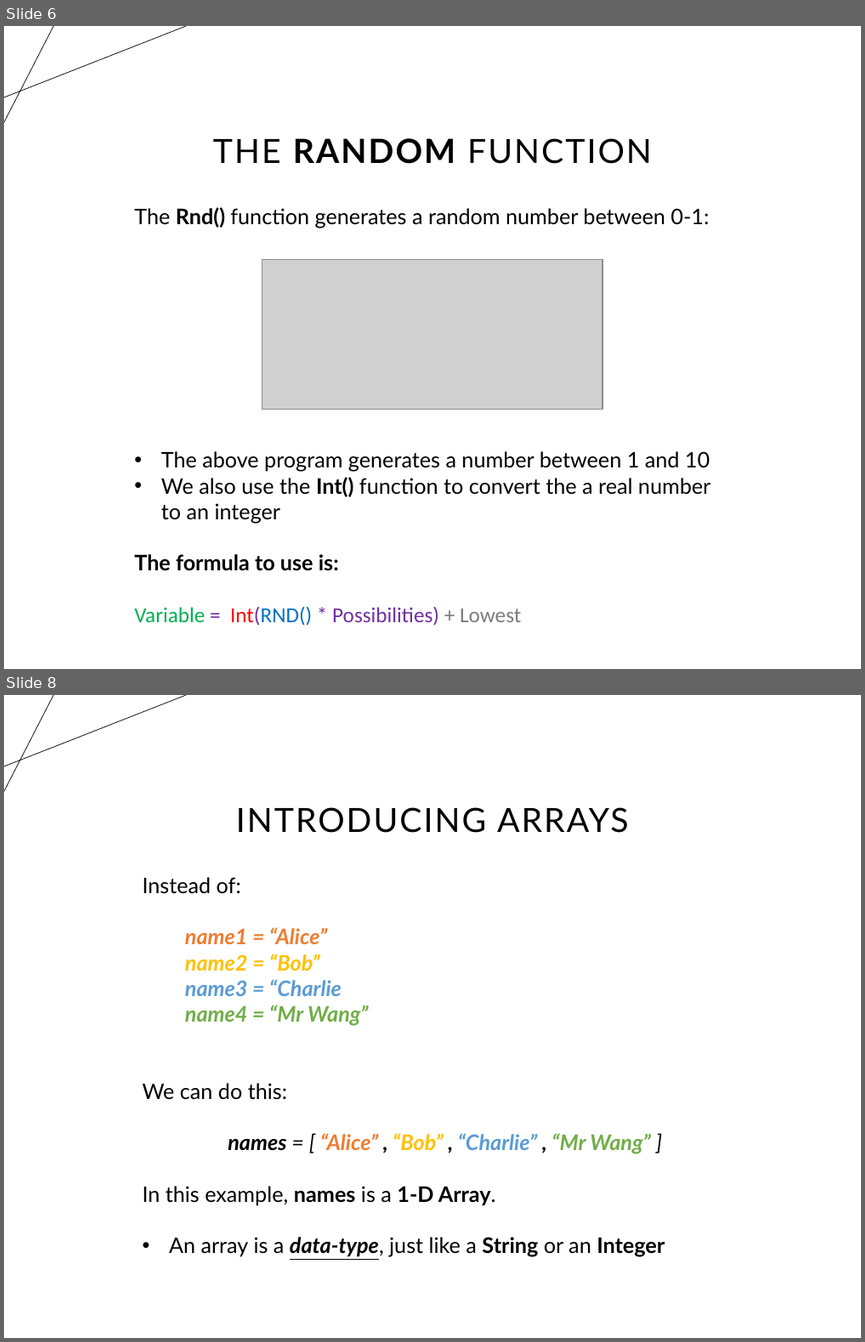
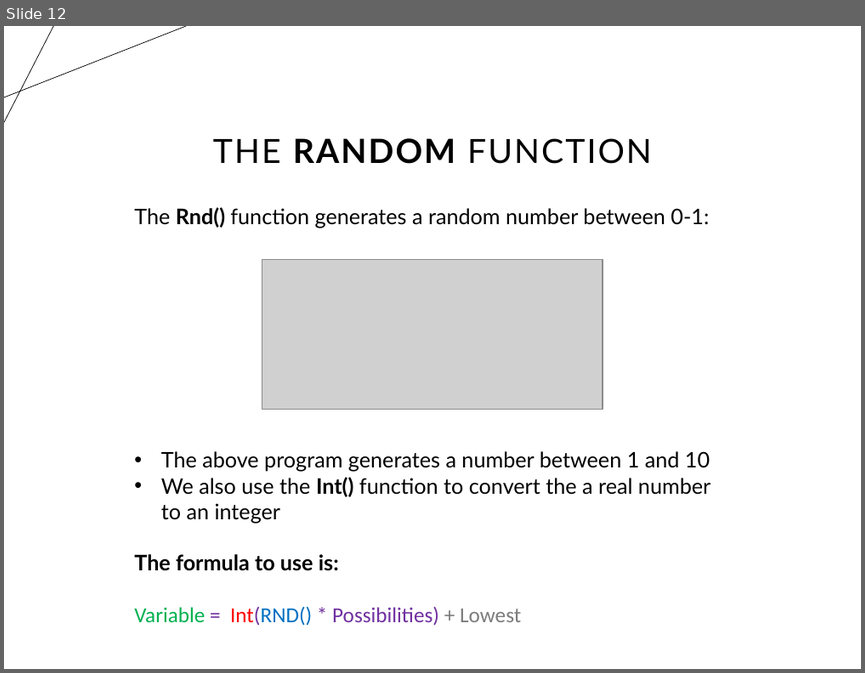
Before and after one commit to timo-w/mrwang, a slide deck: temp_extractions/tempfile.pptx. Shown one above the other, each under a label of ours: slides 6 and 8 before the commit, slide 12 after it; the slides between them are not shown. The pictures are 865x1342 and 865x673 pixels, drawn with LibreOffice and Linux fonts; fonts in the diff are those of the drawing; grey boxes stand for pictures. Boxes give left, top, right and bottom in pixels: in the first picture for what was removed or moved away, otherwise in the second. Text is boxed around its words. In the diff, an @@ line names an element or a change of style, - is before the commit and + after.

```diff
--- a/temp_extractions/tempfile.pptx
+++ b/temp_extractions/tempfile.pptx
@@ slide 8 removed at (4, 695, 861, 1338), background #FFFFFF; not listed: 2 template elements that a slide beside it also shows @@
@@ title removed at (236, 807, 628, 833) @@
-INTRODUCING ARRAYS
@@ text removed at (143, 877, 664, 1257) @@
-Instead of:
-  name1 = “Alice”
-  name2 = “Bob”
-  name3 = “Charlie
-  name4 = “Mr Wang”
-We can do this:
-names = [ “Alice” , “Bob” , “Charlie” , “Mr Wang” ]
-In this example, names is a 1-D Array.
-• An array is a data-type, just like a String or an Integer
@@ what was slide 6 is now slide 12 @@
```
Also in this commit, not shown: 4 slides changed, 6 slides added, 7 other slides removed, 5 other files.
